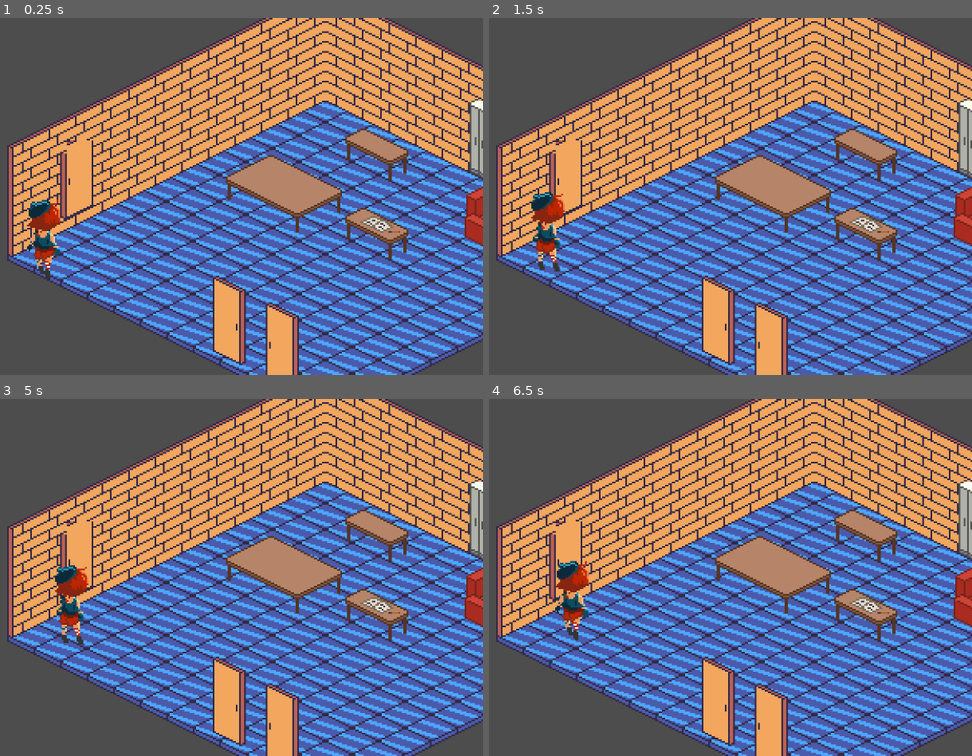
Above: before the commit, frames 1-4 (two rows, left to right).
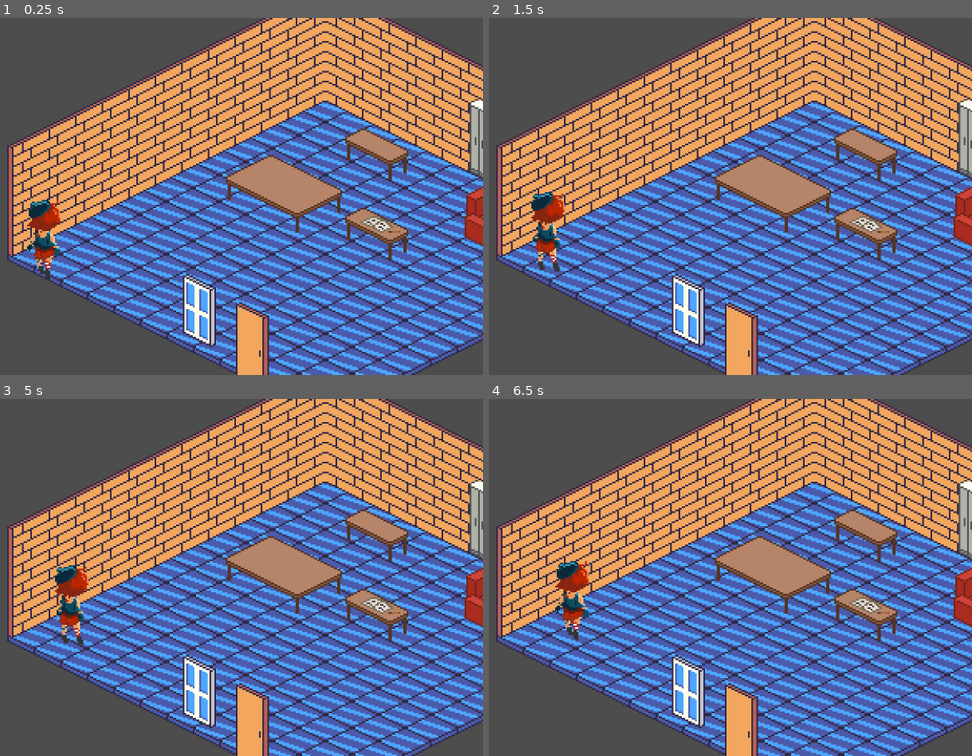
Above: after the commit, the same moments.

Repository: franco594/ProyectoTamaGame
Game: Godot game, scene res://Scenes/Mapa 1 - Entrada.tscn
Two runs of this game, one before a commit and one after it. Both use one fixed random seed, a clock stepped at 60 frames per second and the inputs below.
Inputs:
- Up to frame 1 (0.25 s): no input
- Up to frame 2 (1.5 s): tap Enter at 1.25 s
- Up to frame 3 (5 s): tap Space at 2, 3.5 s; tap Enter at 2.75, 4.25 s
- Up to frame 4 (6.5 s): tap Space at 5.75 s

The runs differ from the first frame. In frame 1, 5.0% of the frame differs, in the area x 12-62%, y 34-100%; in frame 2, 4.9%; in frame 3, 4.8%; in frame 4, 4.9%.

Commit message:
Cambios Puertas

Diff:
--- a/tgp/Scenes/Mapa 1 - Entrada.tscn
+++ b/tgp/Scenes/Mapa 1 - Entrada.tscn
@@ -709,7 +709,7 @@
 tile_set = SubResource("TileSet_6kdt8")
 
 [node name="Objetos" type="TileMapLayer" parent="."]
-tile_map_data = PackedByteArray("AAABAP7/AgAAAAAAAAAJAAEAAgAAAAAAABALAAEAAgACAAAAABAEAPT/AwAIAAIAAAAFAPb/AwAKAAIAAAAGAPb/AwAKAAIAAAAGAPj/BAAAAAAAAAAHAPX/BQAAAAAAAAAKAPf/BgABAAAAAAAFAPv/BwABAAAAAAAJAPv/BAABAAAAAAA=")
+tile_map_data = PackedByteArray("AAAEAPT/AwAIAAIAAAAFAPb/AwAKAAIAAAAGAPb/AwAKAAIAAAAGAPj/BAAAAAAAAAAHAPX/BQAAAAAAAAAKAPf/BgABAAAAAAAFAPv/BwABAAAAAAAJAPv/BAABAAAAAAALAAIAAgAAAAAAABAJAAIAAgADAAEAABA=")
 tile_set = SubResource("TileSet_v2xam")
 
 [node name="CharacterBody2D" parent="." instance=ExtResource("8_c85mw")]
--- a/tgp/Scenes/MapaEntradaPrueba.tscn
+++ b/tgp/Scenes/MapaEntradaPrueba.tscn
@@ -650,5 +650,5 @@
 tile_set = SubResource("TileSet_ao78g")
 
 [node name="Puertas" type="TileMapLayer" parent="."]
-tile_map_data = PackedByteArray("AAADAP//AAACAAAAABADAPn/AAACAAAAABA=")
+tile_map_data = PackedByteArray("AAAEAAAAAAAAAAAAABAEAPr/AAAAAAAAABACAAAAAAADAAEAABA=")
 tile_set = SubResource("TileSet_pwuno")
Binary file changed: tgp/Resources/Casa/TileSet2.png
